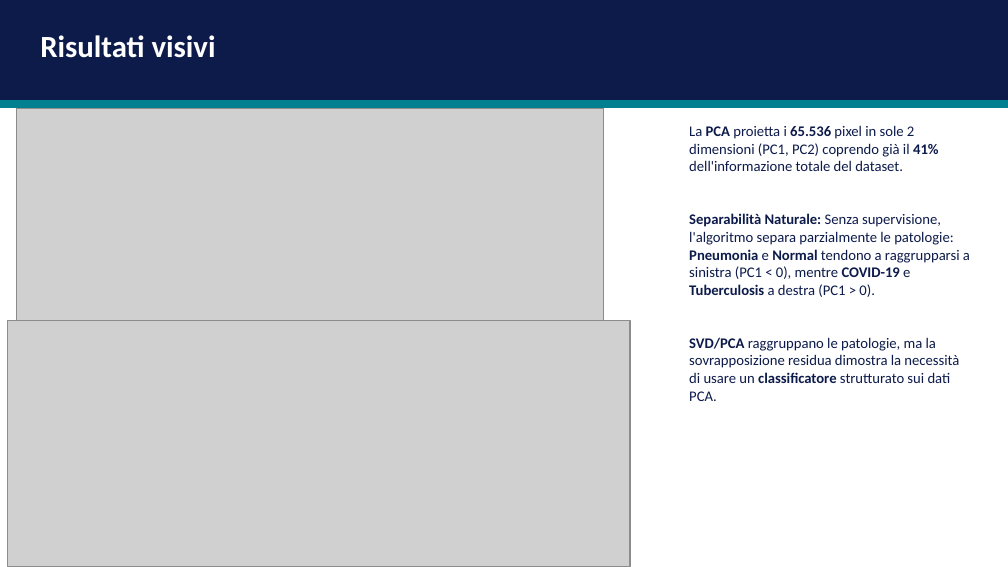
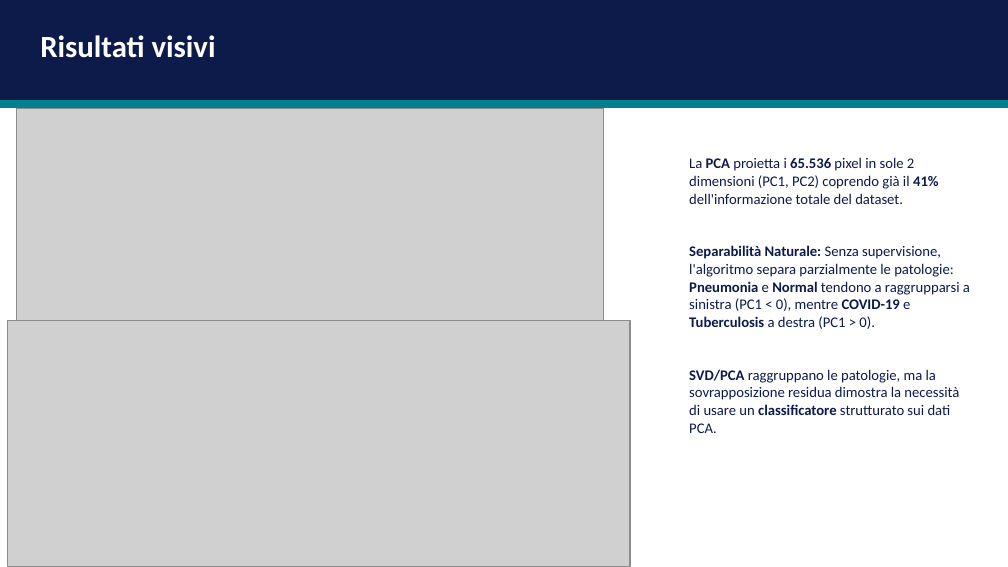
Before and after one commit to andreapatruno1/Image-Compression-and-Analysis, a slide deck: slide 14 of docs/SVD e PCA per l'analisi di immagini mediche.pptx. Drawn at 1008x567 pixels with LibreOffice and Linux fonts; fonts in the diff are those of the drawing; grey boxes stand for pictures. Boxes give left, top, right and bottom in pixels: in the first picture for what was removed or moved away, otherwise in the second. Text is boxed around its words. In the diff, an @@ line names an element or a change of style, - is before the commit and + after.

```diff
--- a/docs/SVD e PCA per l'analisi di immagini mediche.pptx
+++ b/docs/SVD e PCA per l'analisi di immagini mediche.pptx
@@ text "La PCA proietta i 65.536 ...": place and size @@
-text "La PCA proietta i 65.536 ..." at box(689, 125, 970, 401)
+text "La PCA proietta i 65.536 ..." at box(689, 157, 970, 433)
```
Also in this commit, not shown: 11 other slides changed, 1 slide added, 5 slides removed, 21 other files.
